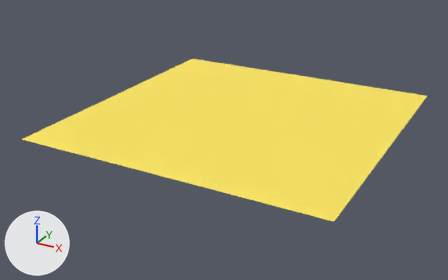
The glTF model 3d/world/export_triangulated/natura_world_232.gltf, before and after one commit.
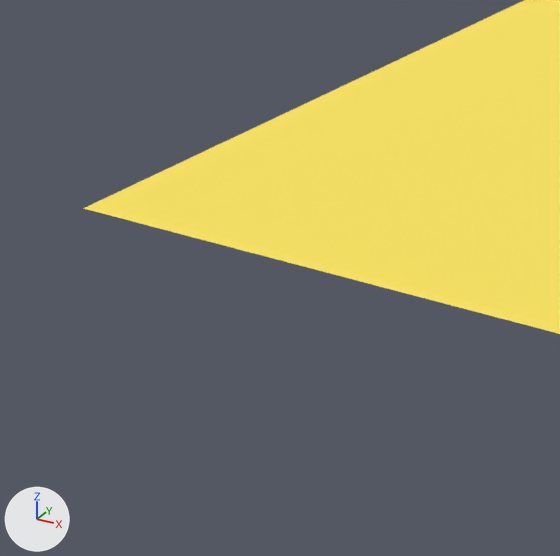
Each version appears first whole from a 50 mm camera at (0.4226, 0.4717, 0.095) aimed at (0.3081, 0.6798, -0.0091), and next in a close-up on the part from 0% to 32% of the width and 31% to 82% of the height. Arrows for +X, +Y and +Z are at lower left; the lights stay in place. Vertices at the same position are counted once.

In view in the first close-up: 'natura_world.232'.
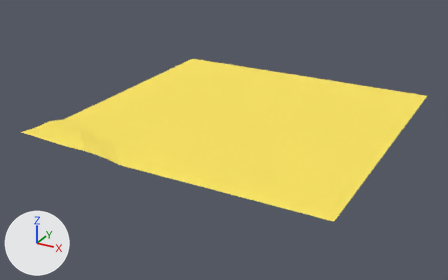
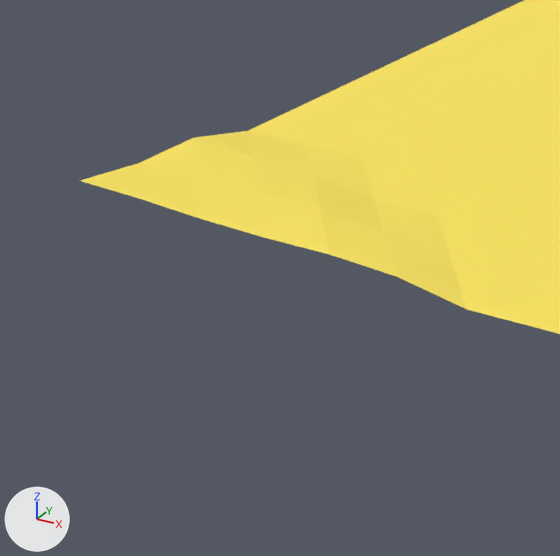
The newer file is also turned or shifted as a whole; pictures and numbers use the older file's frame.

What differs and where, as boxes [x1, y1, x2, y2] in the close-ups (560 x 556 px; the box of a moved part takes in the faces that stretch with it):
'natura_world.232', reshaped
    before: [83, 0, 560, 334]
    after: [80, 0, 560, 334]
part 1 of me_plane_232, moved or reshaped
    before: [83, 131, 467, 309]
    after: [80, 131, 467, 309]

The change, as a list of edits to the scene's bpy script:
```text
Change me_plane_232:
    where me_plane_232.from_pydata(...)  # 289 vertices, 512 faces; spans x 0.25..0.375, y 0.625..0.75, z 0.0
    used by ob_natura_world_232; location = (0.0, 0.0, 0.0)
    before: 25 (0.2812, 0.625, 0.0) at pixel (331, 273), 27 (0.2734, 0.625, 0.0) at pixel (266, 256), 28 (0.2734, 0.6328, 0.0) at pixel (321, 226), 30 (0.2656, 0.6328, 0.0) at pixel (259, 211), 32 (0.2578, 0.6328, 0.0) at pixel (199, 196)
    before: 34 (0.25, 0.6328, 0.0) at pixel (140, 181), 35 (0.25, 0.6406, 0.0) at pixel (195, 155)
    me_plane_232 part 1
    add for i in [25, 27, 28, 30, 32, 34, 35]: me_plane_232.vertices[i].co += Vector((0.0, 0.0, 0.002))
    me_plane_232.vertices[23].co: (0.2891, 0.625, 0.0) -> (0.2891, 0.625, 0.0015)  # pixel (398, 291) -> pixel (396, 276)
    me_plane_232.vertices[26].co: (0.2812, 0.6328, 0.0) -> (0.2812, 0.6328, 0.001)  # pixel (385, 243) -> pixel (384, 233)
    me_plane_232.vertices[29].co: (0.2656, 0.625, 0.0) -> (0.2656, 0.625, 0.0022)  # pixel (203, 240) -> pixel (200, 218)
    me_plane_232.vertices[31].co: (0.2578, 0.625, 0.0) -> (0.2578, 0.625, 0.0027)  # pixel (142, 224) -> pixel (138, 198)
    me_plane_232.vertices[33].co: (0.25, 0.625, 0.0) -> (0.25, 0.625, 0.0029)  # pixel (83, 208) -> pixel (79, 180)
    me_plane_232.vertices[36].co: (0.2578, 0.6406, 0.0) -> (0.2578, 0.6406, 0.0015)  # pixel (253, 169) -> pixel (252, 156)
    me_plane_232.vertices[277].co: (0.2656, 0.6406, 0.0) -> (0.2656, 0.6406, 0.001)  # pixel (312, 183) -> pixel (312, 174)
```
